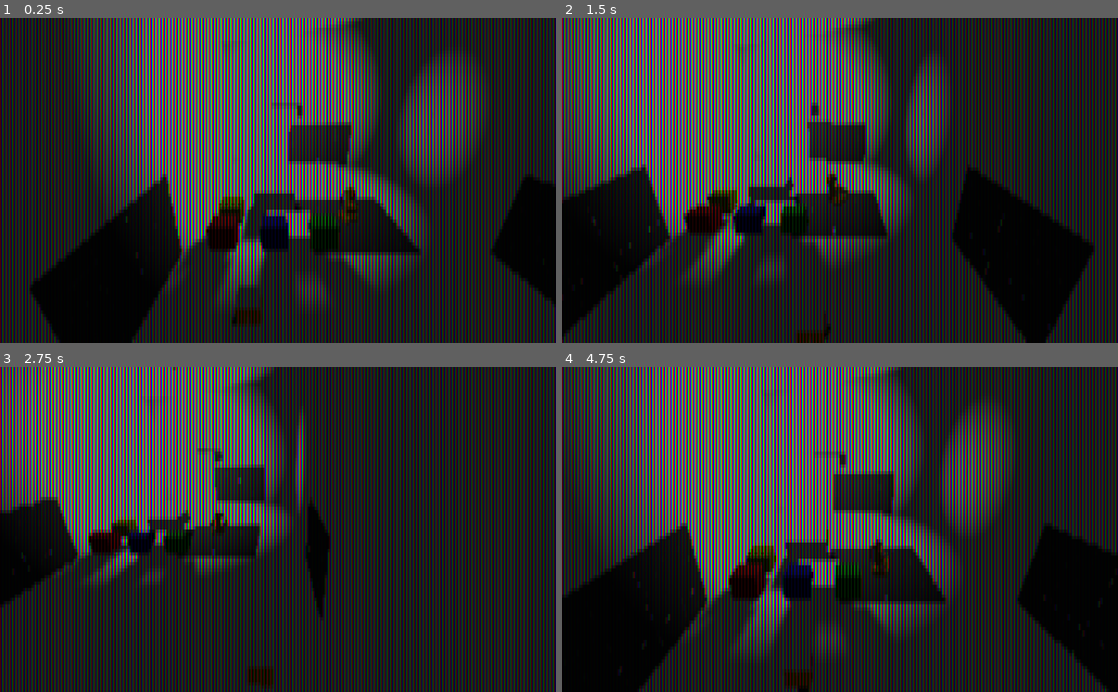
Above: before the commit, frames 1-4 (two rows, left to right).
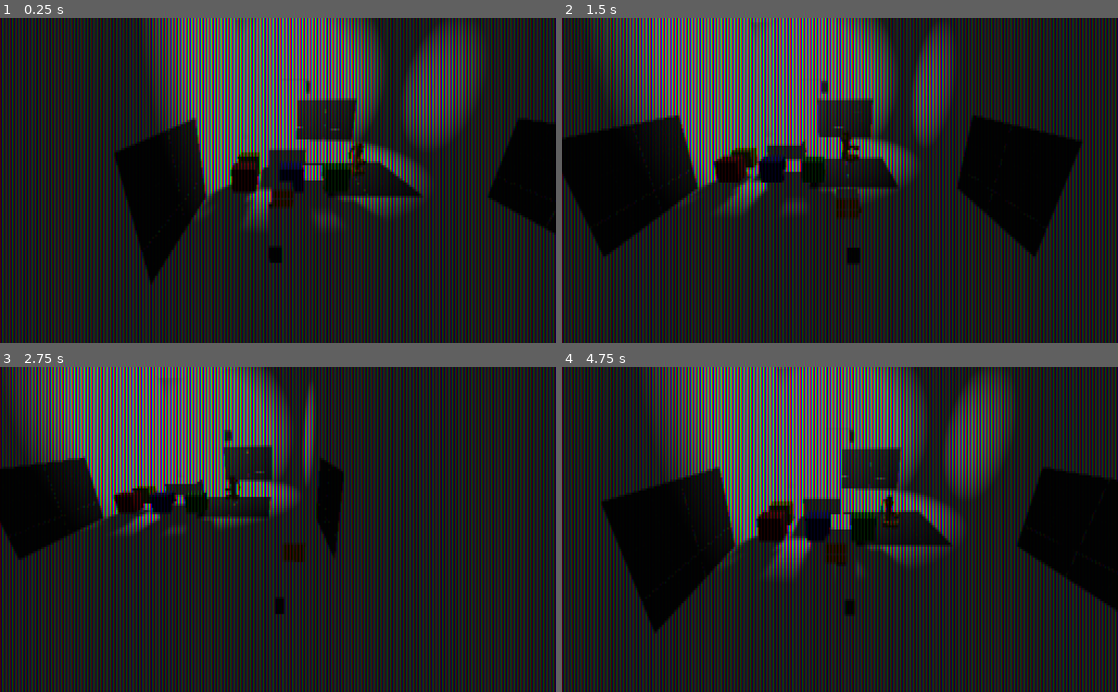
Above: after the commit, the same moments.

Repository: DavidMedin/godot_adventure
Game: Godot game, scene res://shader_scene.tscn
The game is run twice, just before and just after one commit, with the same random seed, the same clock (stepped at 60 frames per second) and the same inputs.
Inputs:
- Up to frame 1 (0.25 s): no input
- Up to frame 2 (1.5 s): hold D (move_right) 0.53-1.28 s; hold S (move_down) from 1.28 s (still down)
- Up to frame 3 (2.75 s): release S (move_down) at 2.03 s; hold D (move_right) from 2.03 s (still down)
- Up to frame 4 (4.75 s): release D (move_right) at 2.78 s; hold W (move_up) 2.78-3.53 s; hold A (move_left) from 3.53 s (still down)

The runs differ from the first frame. In frame 1, 42% of the frame differs, in the area x 5-100%, y 0-100%; in frame 2, 41%; in frame 3, 21%; in frame 4, 48%, in the area x 0-100%, y 0-100%.

Commit message:
warning! funky

Diff:
--- a/cave.tscn
+++ b/cave.tscn
@@ -125,7 +125,7 @@
 transform = Transform( 1, 0, 0, 0, 1, 0, 0, 0, 1, 7.98171, -0.351145, -3.2175 )
 
 [node name="Camera" type="Camera" parent="character"]
-transform = Transform( -1, 5.85132e-08, -1.39197e-07, 0, 0.921863, 0.387515, 1.50996e-07, 0.387515, -0.921863, -1, 11.5646, -7.30747 )
+transform = Transform( -1, 5.85132e-08, -1.39198e-07, 0, 0.921863, 0.387515, 1.50996e-07, 0.387515, -0.921863, 0.404191, 8.1379, -10.7666 )
 script = ExtResource( 4 )
 
 [node name="KinematicBody" type="KinematicBody" parent="character"]
--- a/crt.gdshader
+++ b/crt.gdshader
@@ -13,10 +13,10 @@
     float screen_width = 1024.0;
     float screen_height = 600.0;
 
-	float height = 150.0;
-    float width = 256.0;
+	float height = 1024.0;
+    float width = 600.0;
 
-	float line_num = screen_height / 6.0;
+	float line_num = screen_height / 4.0;
     float pix_num = (screen_width/6.0) * 1.0;
 	float pix_width = screen_width / pix_num;
 	float pix_height = screen_height / line_num;
@@ -31,7 +31,8 @@
 
 
 	float darkness = cos(UV.y*line_num* 2.0*PI)+1.0;
-	float y_offset = 0.5;
+	float y_offset = r_offset;
+	//float y_offset = (pix_height/2.0)/screen_height;
 
     float is_up = sin(UV.x*pix_num*PI);
 
@@ -48,25 +49,25 @@
 	float r_start_x = ((UV.x * screen_width) - float(int((UV * screen_width).x) % int(sub_width))) / screen_width;
 	float r_end_x = ((UV.x*screen_width) - float(int((UV * screen_width).x) % int(sub_width)) + sub_width) / screen_width;
 
-	float r_start_y = ((UV.y*screen_height) - float (int((UV * screen_height).y) % int(sub_height)) - y_offset) / screen_height;
-	float r_end_y = ((UV.y * screen_height) - float(int((UV * screen_height).y) % int(sub_height)) + sub_height- y_offset) / screen_height;
+	float start_y = ( (UV.y*screen_height) - float( int(UV.y * screen_height) % int(sub_height+r_offset) )) / screen_height;
+	float end_y = ((UV.y * screen_height) - float( int(UV.y * screen_height) % int(sub_height+r_offset)  ) + 2.5) / screen_height;
 
 	float g_start_x = ((UV.x * screen_width) - float(int((UV * screen_width+sub_width).x) % int(sub_width))) / screen_width;
 	float g_end_x = ((UV.x*screen_width) - float(int((UV * screen_width+sub_width).x) % int(sub_width)) + sub_width) / screen_width;
 
-	float g_start_y = ((UV.y*screen_height) - float(int((UV * screen_height+sub_height).y) % int(sub_height))- y_offset) / screen_height;
-	float g_end_y = ((UV.y * screen_height) - float(int((UV * screen_height+sub_height).y) % int(sub_height)) + sub_height- y_offset) / screen_height;
+	//float g_start_y = ((UV.y*screen_height) - float(int((UV * screen_height+sub_height).y) % int(sub_height)) + y_offset) / screen_height;
+	//float g_end_y = ((UV.y * screen_height) - float(int((UV * screen_height+sub_height).y) % int(sub_height)) + sub_height + y_offset) / screen_height;
 
 	float b_start_x = ((UV.x * screen_width) - float(int((UV * screen_width+sub_width*2.0).x) % int(sub_width))) / screen_width;
 	float b_end_x = ((UV.x*screen_width) - float(int((UV * screen_width+sub_width*2.0).x) % int(sub_width)) + sub_width) / screen_width;
 
-	float b_start_y = ((UV.y*screen_height) - float(int((UV * screen_height+sub_height*2.0).y) % int(sub_height))- y_offset) / screen_height;
-	float b_end_y = ((UV.y * screen_height) - float(int((UV * screen_height+sub_height*2.0).y) % int(sub_height)) + sub_height- y_offset) / screen_height;
+	//float b_start_y = ((UV.y*screen_height) - float(int((UV * screen_height+sub_height*2.0).y) % int(sub_height)) + y_offset) / screen_height;
+	//float b_end_y = ((UV.y * screen_height) - float(int((UV * screen_height+sub_height*2.0).y) % int(sub_height)) + sub_height + y_offset) / screen_height;
 
 	vec3 new_col = vec3(0);
-	new_col.x = (texture(TEXTURE,vec2(r_start_x,r_start_y)).xyz + texture(TEXTURE,vec2(r_end_x,r_start_y)).xyz + texture(TEXTURE,vec2(r_start_x,r_end_y)).xyz + texture(TEXTURE,vec2(r_end_x,r_end_y)).xyz).x / 4.0;
-	new_col.y = (texture(TEXTURE,vec2(g_start_x,g_start_y)).xyz + texture(TEXTURE,vec2(g_end_x,g_start_y)).xyz + texture(TEXTURE,vec2(g_start_x,g_end_y)).xyz + texture(TEXTURE,vec2(g_end_x,g_end_y)).xyz).y / 4.0;
-	new_col.z = (texture(TEXTURE,vec2(b_start_x,b_start_y)).xyz + texture(TEXTURE,vec2(b_end_x,b_start_y)).xyz + texture(TEXTURE,vec2(b_start_x,b_end_y)).xyz + texture(TEXTURE,vec2(b_end_x,b_end_y)).xyz).z / 4.0;
+	new_col.x = (texture(TEXTURE,vec2(r_start_x,start_y)).xyz + texture(TEXTURE,vec2(r_end_x,start_y)).xyz + texture(TEXTURE,vec2(r_start_x,end_y)).xyz + texture(TEXTURE,vec2(r_end_x,end_y)).xyz).x / 4.0;
+	new_col.y = (texture(TEXTURE,vec2(g_start_x,start_y)).xyz + texture(TEXTURE,vec2(g_end_x,start_y)).xyz + texture(TEXTURE,vec2(g_start_x,end_y)).xyz + texture(TEXTURE,vec2(g_end_x,end_y)).xyz).y / 4.0;
+	new_col.z = (texture(TEXTURE,vec2(b_start_x,start_y)).xyz + texture(TEXTURE,vec2(b_end_x,start_y)).xyz + texture(TEXTURE,vec2(b_start_x,end_y)).xyz + texture(TEXTURE,vec2(b_end_x,end_y)).xyz).z / 4.0;
 	col = new_col;
 
 	float r_cos = sin(UV.x*pix_num*(2.0*PI) + PI/6.0);
@@ -96,7 +97,7 @@
 	col *= darkness;
 
     col = vec3(col.x*r_str,col.y*g_str,col.z*b_str);
-    //COLOR.xyz = origin_col.xyz;
+    //COLOR.xyz = texture(TEXTURE,UV).xyz;
 	COLOR.xyz = col.xyz;
 
 	//COLOR.xyz = texture(TEXTURE,UV).xyz;
--- a/shader_scene.tscn
+++ b/shader_scene.tscn
@@ -6,7 +6,7 @@
 
 [sub_resource type="ShaderMaterial" id=25]
 shader = ExtResource( 2 )
-shader_param/r_offset = null
+shader_param/r_offset = 0.8
 shader_param/extra = 1.0
 
 [sub_resource type="ProceduralSky" id=42]
@@ -28,7 +28,6 @@
 material = SubResource( 25 )
 margin_right = 1024.0
 margin_bottom = 600.0
-stretch = true
 script = ExtResource( 1 )
 extra = 1.677
 
@@ -37,7 +36,7 @@
 
 [node name="root" type="Viewport" parent="."]
 unique_name_in_owner = true
-size = Vector2( 256, 150 )
+size = Vector2( 1024, 600 )
 handle_input_locally = false
 render_target_update_mode = 3
 shadow_atlas_size = 1024
